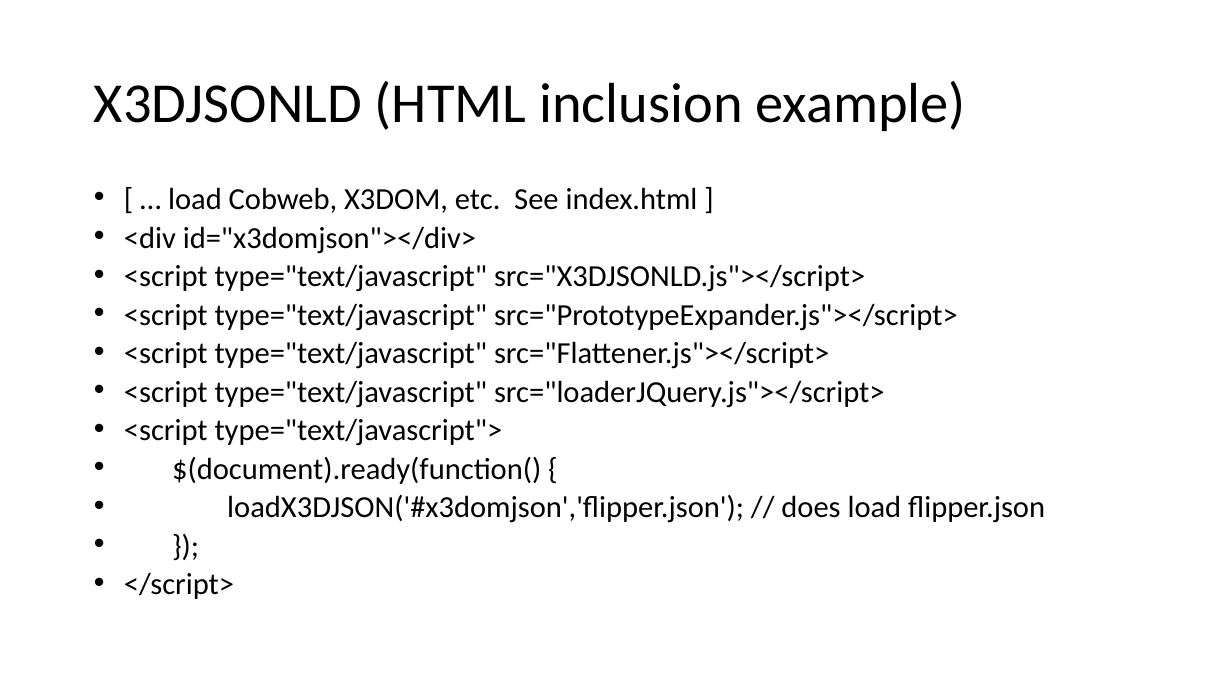
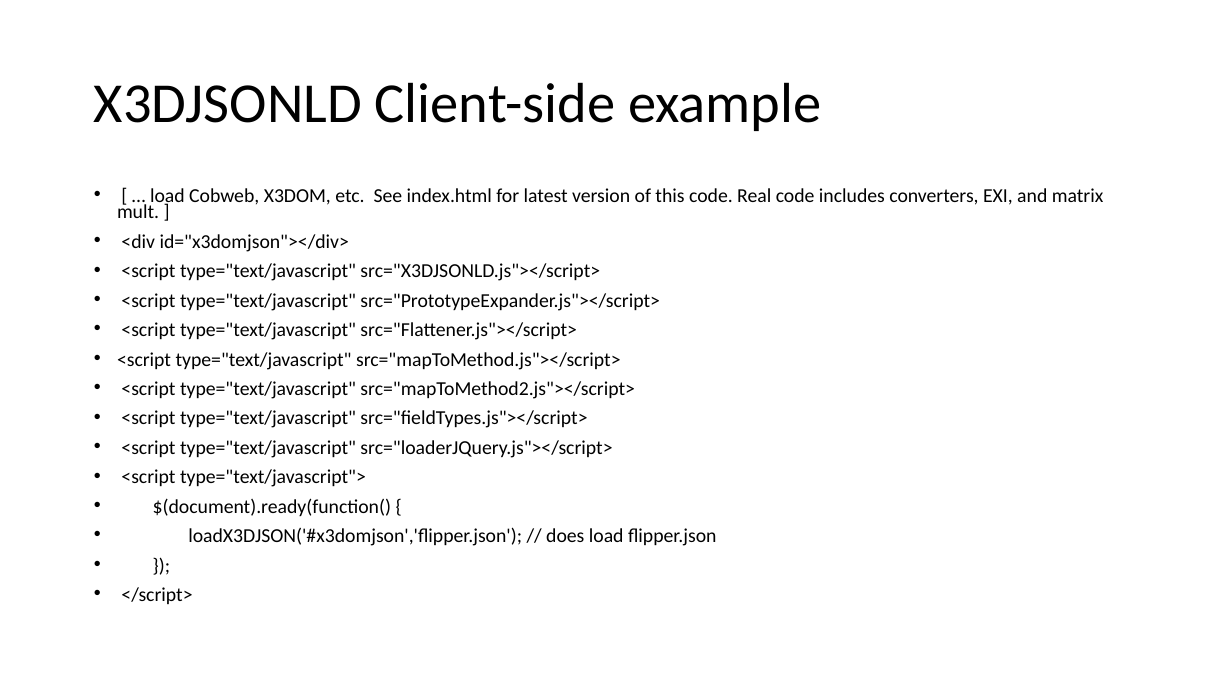
Before and after one commit to coderextreme/X3DJSONLD, a slide deck: slide 8 of X3DJSONLoaderTutorial.pptx. Drawn at 1232x693 pixels with LibreOffice and Linux fonts; fonts in the diff are those of the drawing. Boxes give left, top, right and bottom in pixels: in the first picture for what was removed or moved away, otherwise in the second. Text is boxed around its words. In the diff, an @@ line names an element or a change of style, - is before the commit and + after.

```diff
--- a/X3DJSONLoaderTutorial.pptx
+++ b/X3DJSONLoaderTutorial.pptx
@@ title at box(94, 82, 821, 131): text changed @@
-X3DJSONLD (HTML inclusion example)
+X3DJSONLD Client-side example
@@ text at box(117, 188, 1104, 218): text changed; size 23.8 to 15.4 pt @@
-• [ … load Cobweb, X3DOM, etc. See index.html ]
+• [ … load Cobweb, X3DOM, etc. See index.html for latest version of this code. Real code includes converters, EXI, and matrix mult. ]
@@ text at box(121, 234, 716, 604): size 23.8 to 15.4 pt in "<div id="x3domjson"></div>", "<script type="text/javascript" src="X3DJSONLD.js"></script>", "<script type="text/javascript" src="PrototypeExpander.js"></ ...", "<script type="text/javascript" src="Flattener.js"></script>" and 6 more places @@
@@ text at box(117, 352, 635, 428): paragraphs added @@
+• <script type="text/javascript" src="mapToMethod.js"></script>
+• <script type="text/javascript" src="mapToMethod2.js"></script>
+• <script type="text/javascript" src="fieldTypes.js"></script>
```
Also in this commit, not shown: 9 other slides changed, 1 other file.
